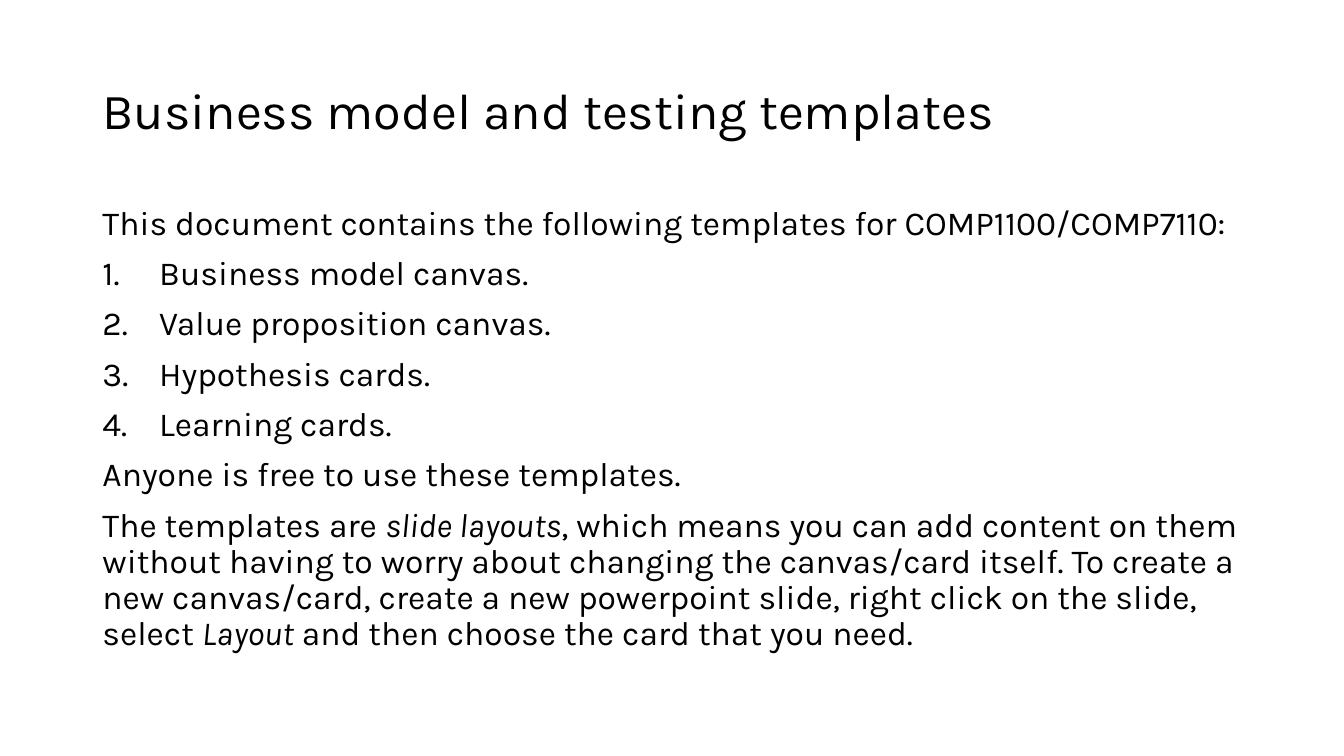
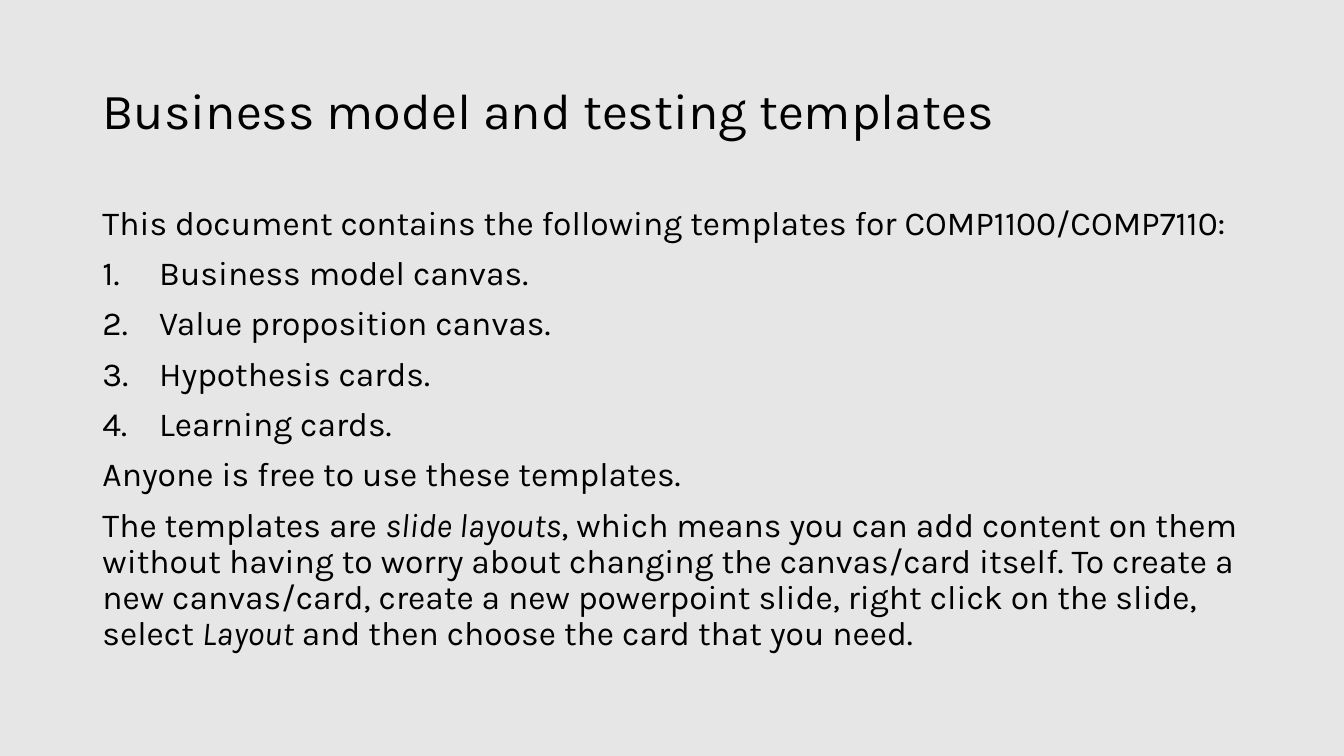
Before and after one commit to comp1100/comp1100.github.io, a slide deck: slide 1 of _downloads/fa07f24070eed9087e423734b51df974/business_model_and_testing_templates.pptx. Drawn at 1344x756 pixels with LibreOffice and Linux fonts; fonts in the diff are those of the drawing; background and template pictures are left out. Boxes give left, top, right and bottom in pixels: in the first picture for what was removed or moved away, otherwise in the second. Text is boxed around its words. In the diff, an @@ line names an element or a change of style, - is before the commit and + after.

```diff
--- a/_downloads/fa07f24070eed9087e423734b51df974/business_model_and_testing_templates.pptx
+++ b/_downloads/fa07f24070eed9087e423734b51df974/business_model_and_testing_templates.pptx
@@ background picture (left out) to #E6E6E6 @@
```
Also in this commit, not shown: 4 slides added, 4 slides removed, 28 other files.
